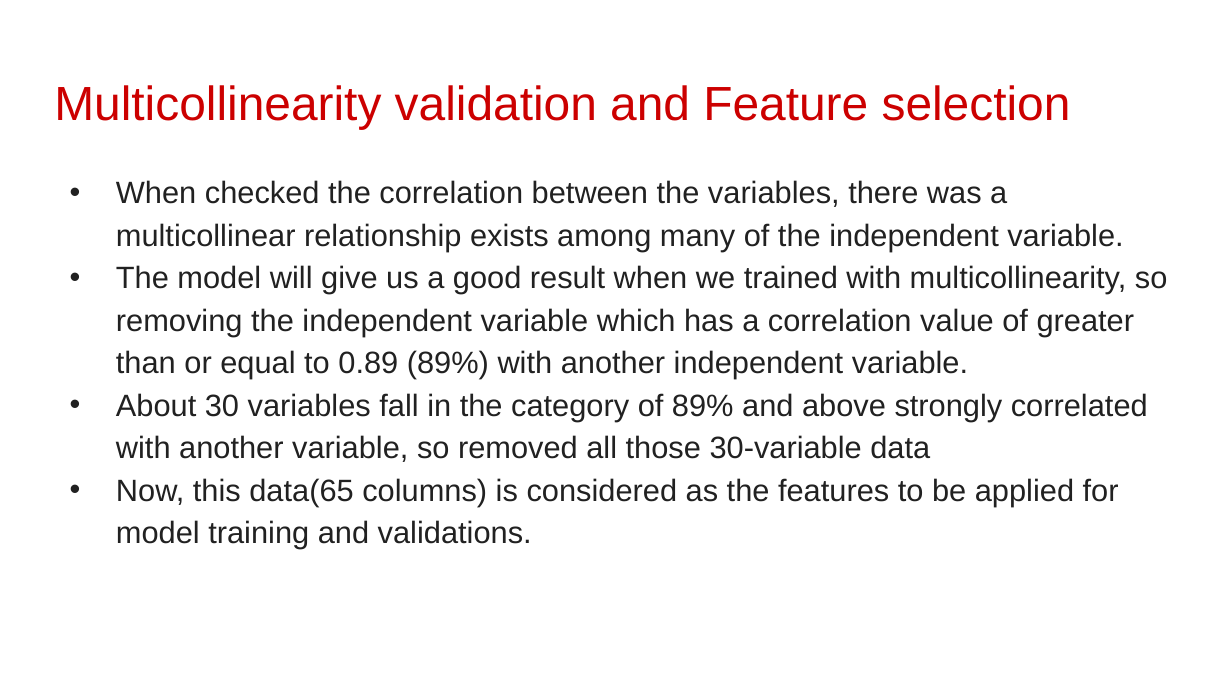
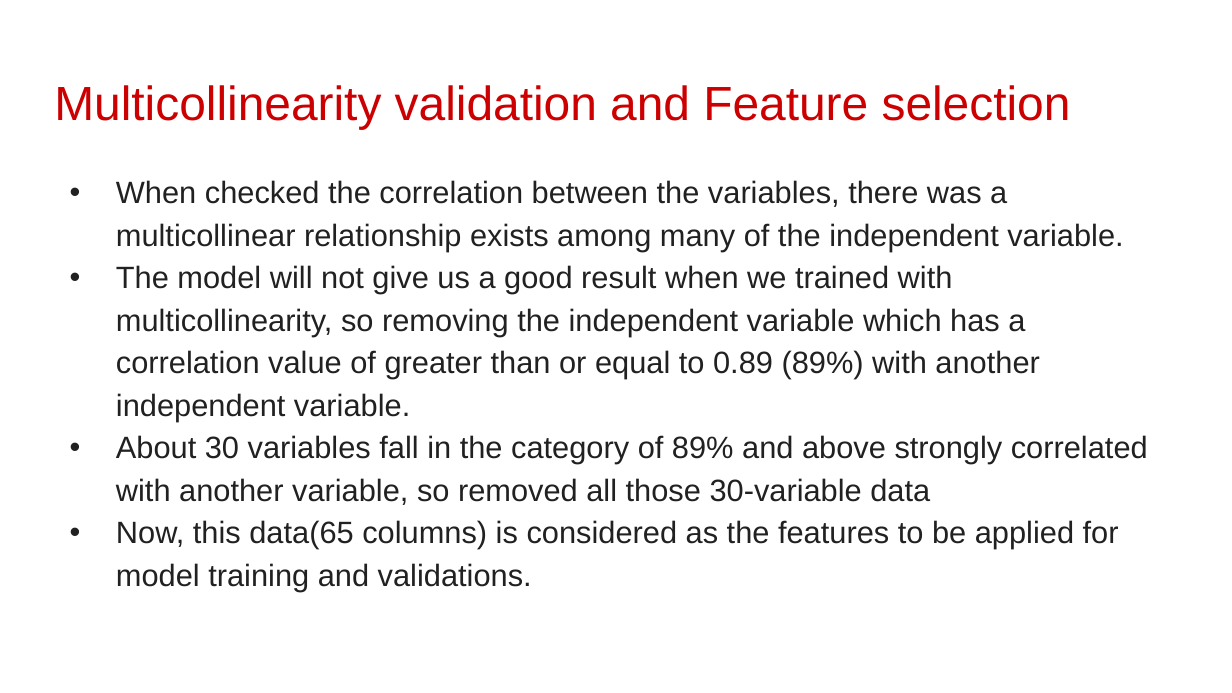
Before and after one commit to Thurab/Company_Bankruptcy_prediction_Classification_usecase, a slide deck: slide 7 of CapstoneProject_Company_Bankruptcy_prediction.pptx. Drawn at 1232x693 pixels with LibreOffice and Linux fonts; fonts in the diff are those of the drawing; background and template pictures are left out. Boxes give left, top, right and bottom in pixels: in the first picture for what was removed or moved away, otherwise in the second. Text is boxed around its words. In the diff, an @@ line names an element or a change of style, - is before the commit and + after.

```diff
--- a/CapstoneProject_Company_Bankruptcy_prediction.pptx
+++ b/CapstoneProject_Company_Bankruptcy_prediction.pptx
@@ text at [116,265,1039,421]: text changed @@
-• The model will give us a good result when we trained with multicollinearity, so removing the independent variable which has a correlation value of greater than or equal to 0.89 (89%) with another independent variable.
+• The model will not give us a good result when we trained with multicollinearity, so removing the independent variable which has a correlation value of greater than or equal to 0.89 (89%) with another independent variable.
```
Also in this commit, not shown: 16 other slides changed, 6 slides added, 6 slides removed, 2 other files.
